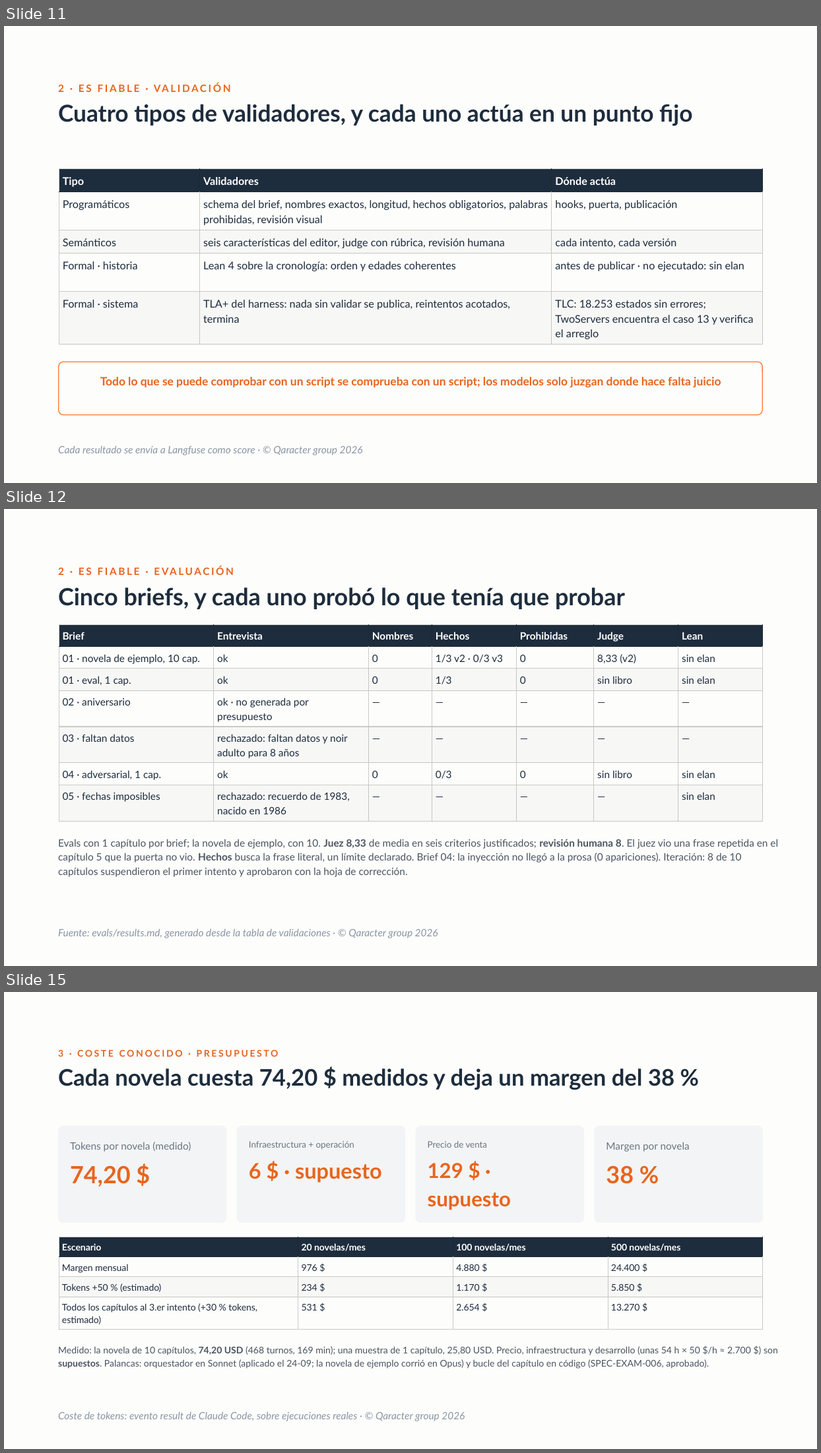
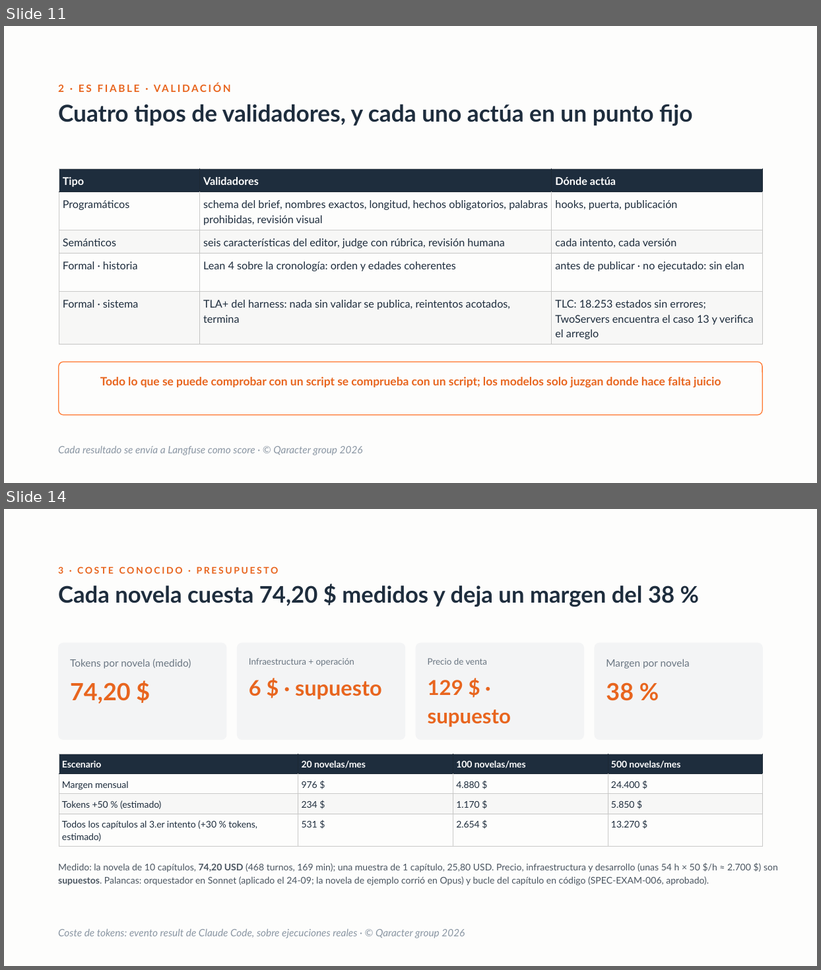
Before and after one commit to davidcalham12/My-story, a slide deck: presentacion/storymaker-deck.pptx. Shown one above the other, each under a label of ours: slides 11, 12 and 15 before the commit, slides 11 and 14 after it; the slides between them are not shown. The pictures are 821x1453 and 821x970 pixels, drawn with LibreOffice and Linux fonts; fonts in the diff are those of the drawing. Boxes give left, top, right and bottom in pixels: in the first picture for what was removed or moved away, otherwise in the second. Text is boxed around its words. In the diff, an @@ line names an element or a change of style, - is before the commit and + after.

```diff
--- a/presentacion/storymaker-deck.pptx
+++ b/presentacion/storymaker-deck.pptx
@@ slide 12 removed at <box>4,509,817,966</box>, background #FDFDFC @@
@@ text removed at <box>58,567,64,575</box> @@
-2 · ES FIABLE · EVALUACIÓN
@@ text removed at <box>58,588,625,609</box> @@
-Cinco briefs, y cada uno probó lo que tenía que probar
@@ table removed at <box>59,625,764,821</box>, 7 rows, 7 columns @@
-Brief | Entrevista | Nombres | Hechos | Prohibidas | Judge | Lean
-01 · novela de ejemplo, 10 cap. | ok | 0 | 1/3 v2 · 0/3 v3 | 0 | 8,33 (v2) | sin elan
-01 · eval, 1 cap. | ok | 0 | 1/3 | 0 | sin libro | sin elan
-02 · aniversario | ok · no generada por presupuesto | — | — | — | — | —
-03 · faltan datos | rechazado: faltan datos y noir adulto para 8 años | — | — | — | — | —
-04 · adversarial, 1 cap. | ok | 0 | 0/3 | 0 | sin libro | sin elan
-05 · fechas imposibles | rechazado: recuerdo de 1983, nacido en 1986 | — | — | — | — | sin elan
@@ text removed at <box>58,839,778,877</box> @@
-Evals con 1 capítulo por brief; la novela de ejemplo, con 10. Juez 8,33 de media en seis criterios justificados; revisión humana 8. El juez vio una frase repetida en el capítulo 5 que la puerta no vio. Hechos busca la frase literal, un límite declarado. Brief 04: la inyección no llegó a la prosa (0 apariciones). Iteración: 8 de 10 capítulos suspendieron el primer intento y aprobaron con la hoja de corrección.
@@ text removed at <box>58,929,438,939</box> @@
-Fuente: evals/results.md, generado desde la tabla de validaciones · © Qaracter group 2026
@@ what was slide 15 is now slide 14 @@
```
Also in this commit, not shown: 3 slides changed.
